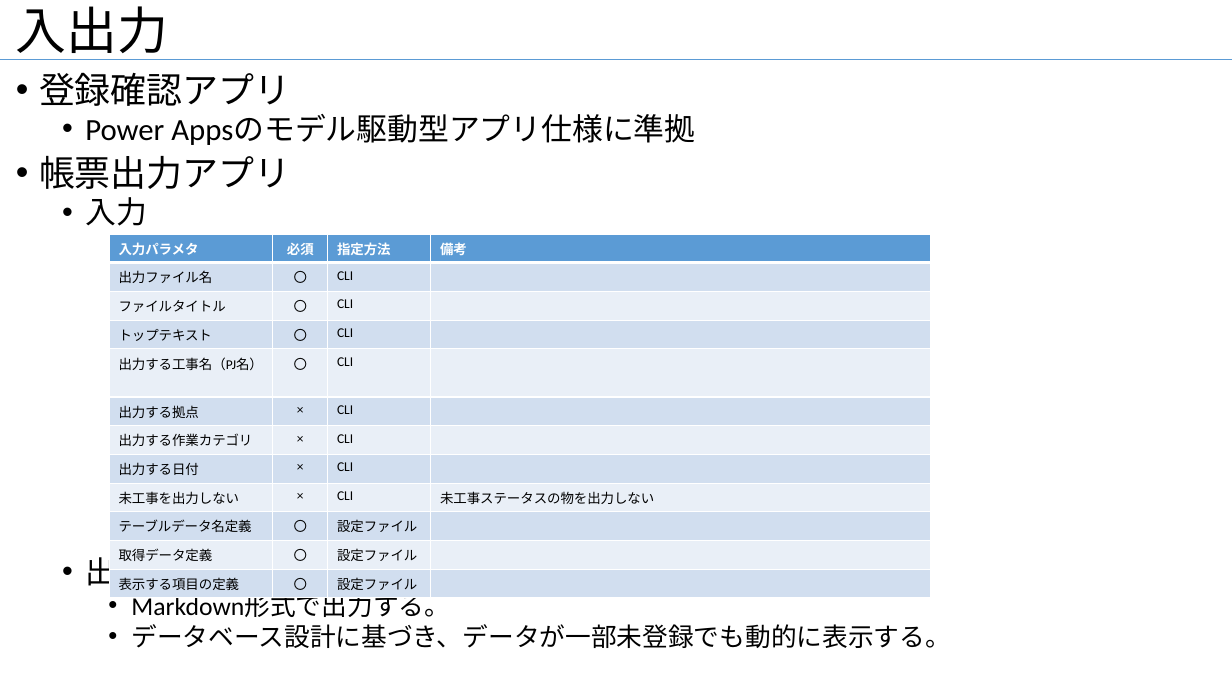
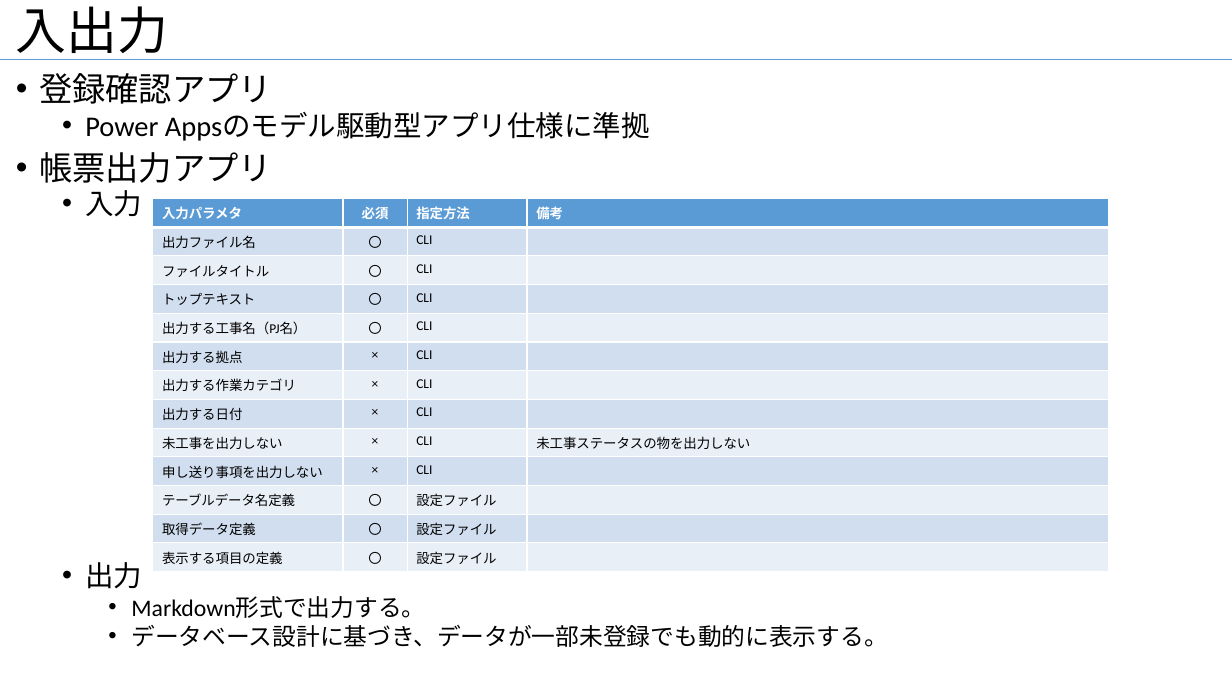
Before and after one commit to HidetoshiNITTA931/Real-time_Field_Log_and_Activity_Sharing_Hub, a slide deck: slide 6 of doc/基本設計.pptx. Drawn at 1232x693 pixels with LibreOffice and Linux fonts; fonts in the diff are those of the drawing. Boxes give left, top, right and bottom in pixels: in the first picture for what was removed or moved away, otherwise in the second. Text is boxed around its words. In the diff, an @@ line names an element or a change of style, - is before the commit and + after.

```diff
--- a/doc/基本設計.pptx
+++ b/doc/基本設計.pptx
@@ text "登録確認アプリ" at [39,73,887,647]: size 28 to 25.9 pt in "登録確認アプリ", "帳票出力アプリ"; size 24 to 22.2 pt in "Power Appsのモデル駆動型アプリ仕様に準拠", "入力", "出力"; size 20 to 18.5 pt in "Markdown形式で出力する。", "データベース設計に基づき、データが一部未登録でも動的に表示する。" @@
@@ table at [152,199,1109,568] @@
+row 10: 申し送り事項を出力しない | × | CLI | 
@@ table: place and size @@
-table at [109,234,932,594]
+table at [152,199,1109,568]
```
Also in this commit, not shown: 1 other slide changed, 3 other files.
